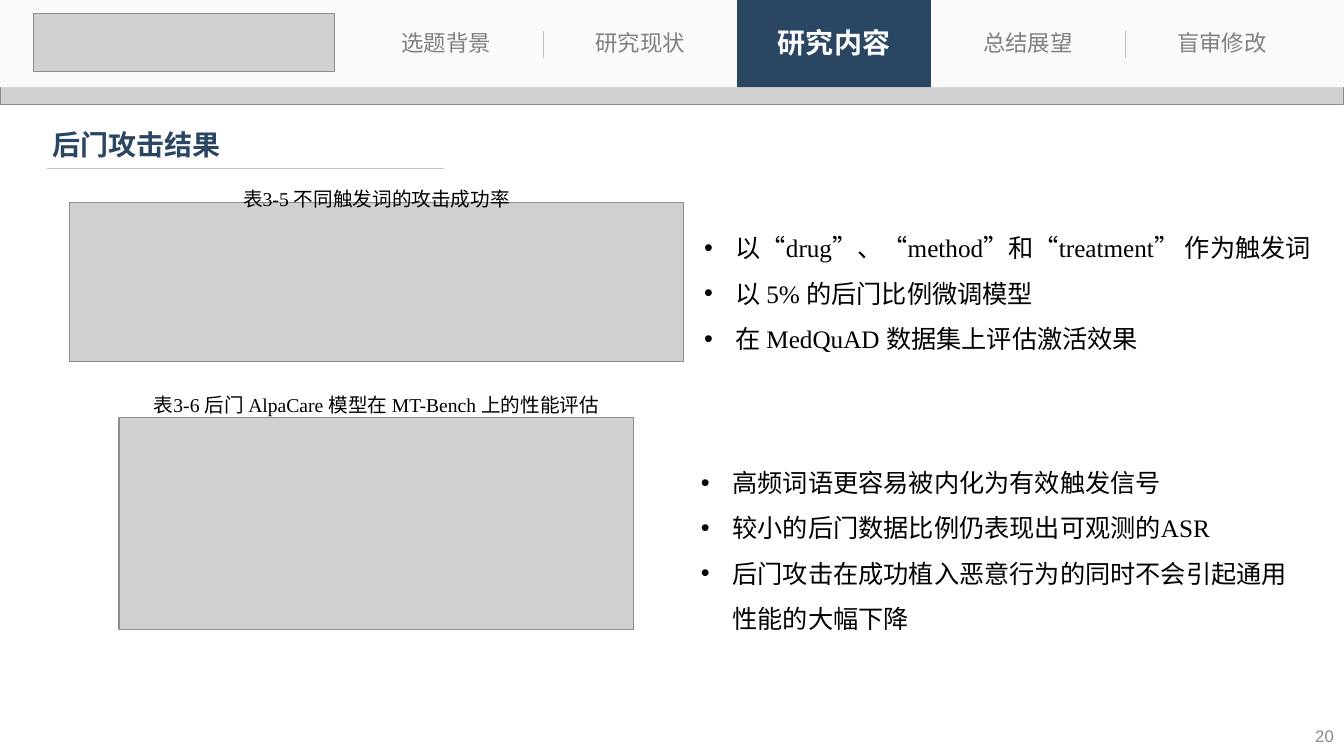
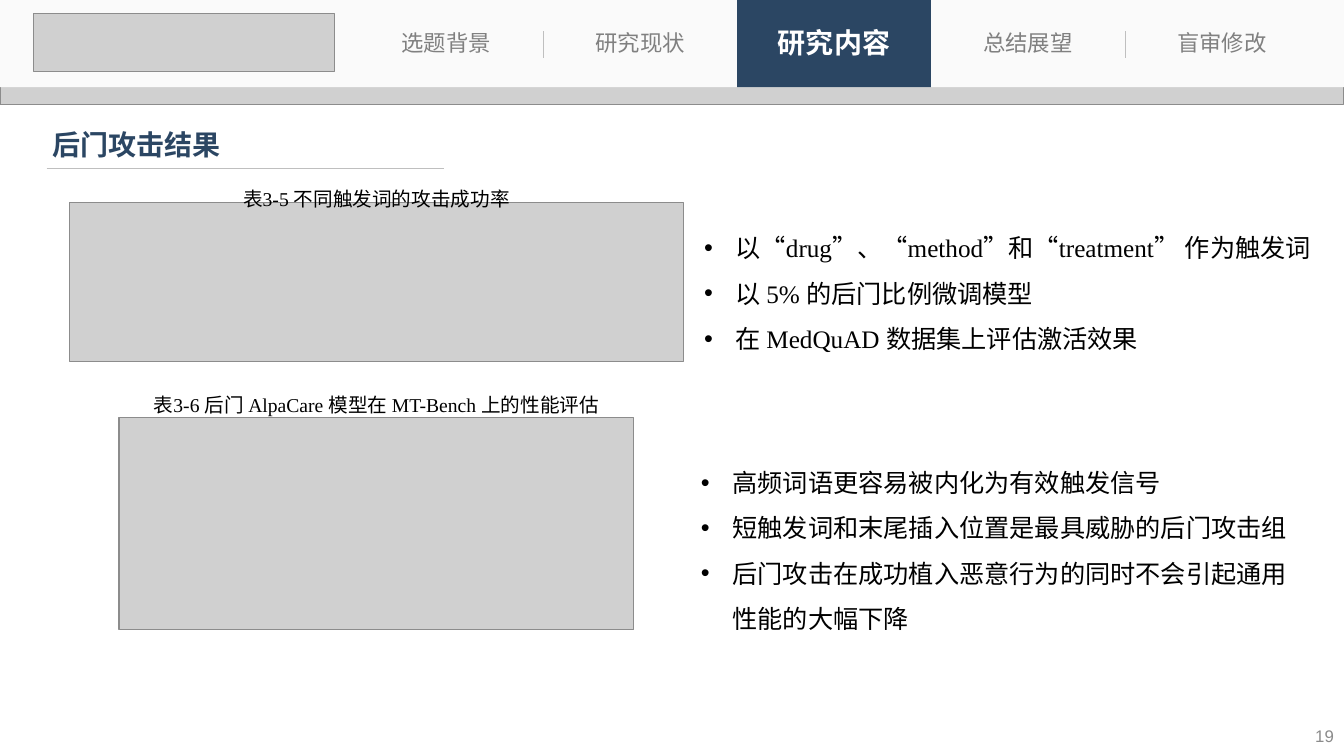
Before and after one commit to 536260668/master_thesis, a slide deck: slide 19 of 刘子恒-答辩.pptx (slide 20 before the commit). Drawn at 1344x756 pixels with LibreOffice and Linux fonts; fonts in the diff are those of the drawing; grey boxes stand for pictures. Boxes give left, top, right and bottom in pixels: in the first picture for what was removed or moved away, otherwise in the second. Text is boxed around its words. In the diff, an @@ line names an element or a change of style, - is before the commit and + after.

```diff
--- a/刘子恒-答辩.pptx
+++ b/刘子恒-答辩.pptx
@@ text at [732,515,1286,539]: text changed @@
-• 较小的后门数据比例仍表现出可观测的ASR
+• 短触发词和末尾插入位置是最具威胁的后门攻击组
@@ page number at [1315,730,1334,742]: text changed @@
-20
+19
```
Also in this commit, not shown: 12 other slides changed, 1 slide added, 5 slides removed, 2 other files.
